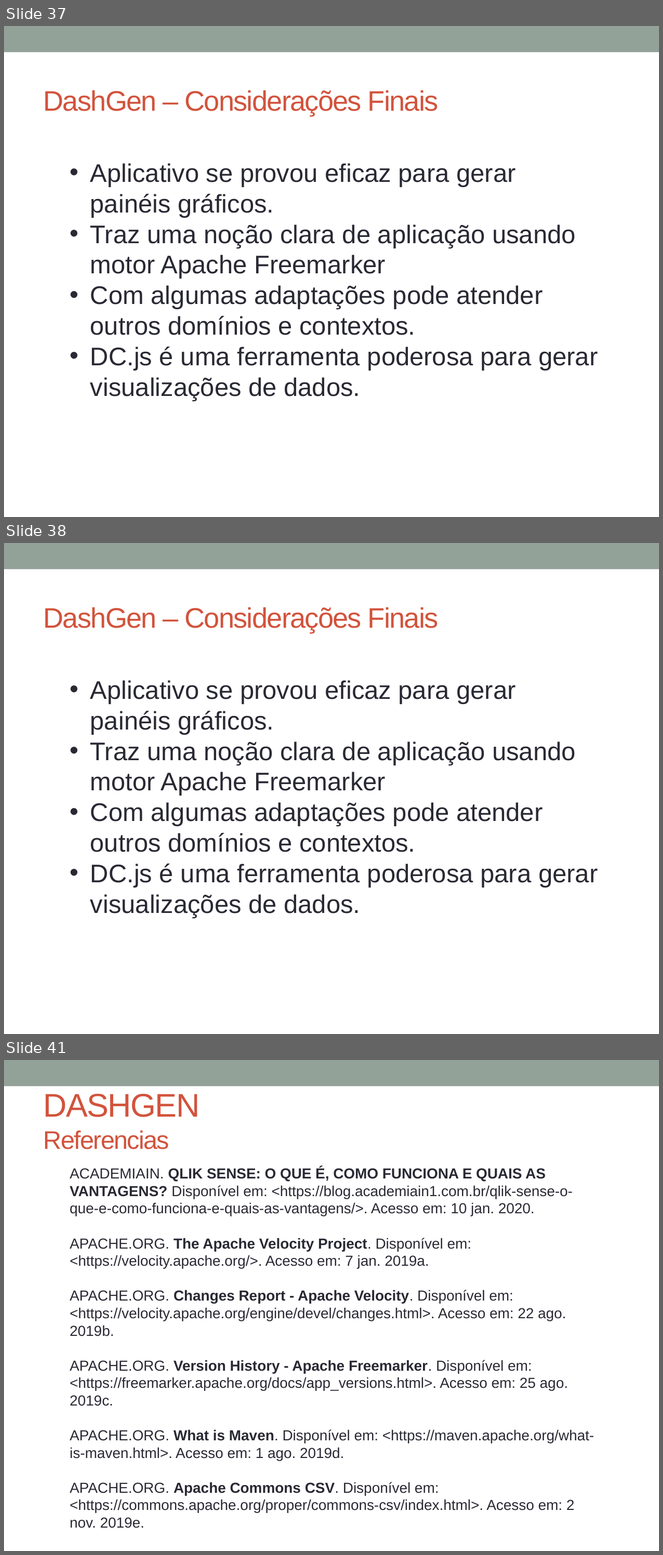
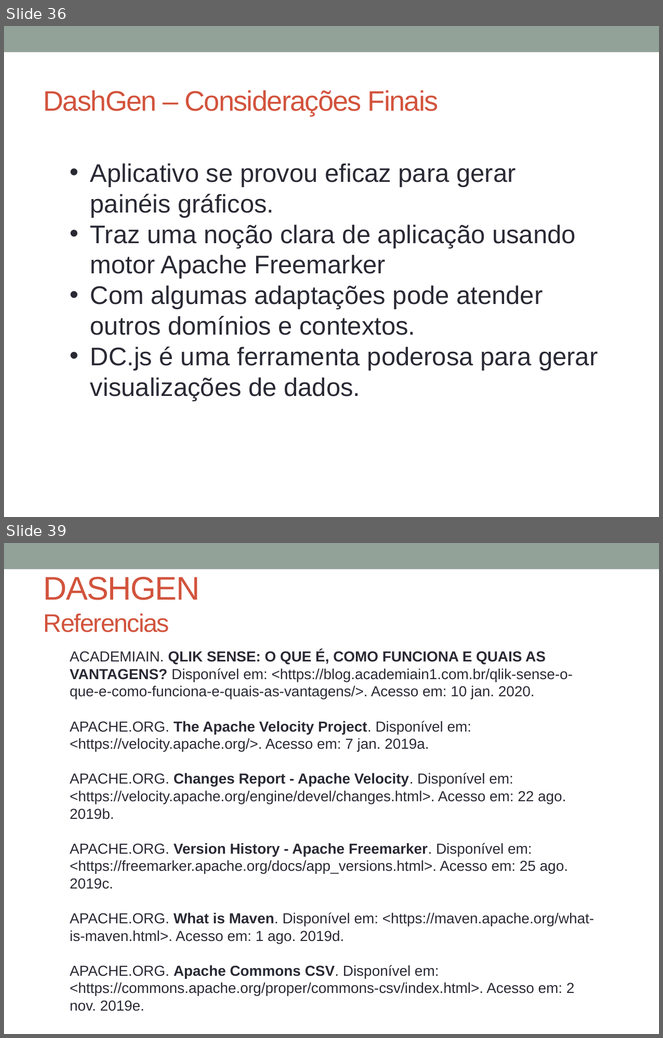
Before and after one commit to glaubergad/tccrepo, a slide deck: mono/Defesa TCC - DashGen - FINAL.pptx. Shown one above the other, each under a label of ours: slides 37, 38 and 41 before the commit, slides 36 and 39 after it; the slides between them are not shown. The pictures are 663x1555 and 663x1038 pixels, drawn with LibreOffice and Linux fonts; fonts in the diff are those of the drawing. Boxes give left, top, right and bottom in pixels: in the first picture for what was removed or moved away, otherwise in the second. Text is boxed around its words. In the diff, an @@ line names an element or a change of style, - is before the commit and + after.

```diff
--- a/mono/Defesa TCC - DashGen - FINAL.pptx
+++ b/mono/Defesa TCC - DashGen - FINAL.pptx
@@ slide 38 removed at bbox=[4, 543, 659, 1034], background #FFFFFF; not listed: 1 template element that a slide beside it also shows @@
@@ title removed at bbox=[44, 607, 439, 633] @@
-DashGen – Considerações Finais
@@ text removed at bbox=[90, 680, 598, 918] @@
-• Aplicativo se provou eficaz para gerar painéis gráficos.
-• Traz uma noção clara de aplicação usando motor Apache Freemarker
-• Com algumas adaptações pode atender outros domínios e contextos.
-• DC.js é uma ferramenta poderosa para gerar visualizações de dados.
@@ what was slide 37 is now slide 36 @@
@@ what was slide 41 is now slide 39 @@
```
Also in this commit, not shown: 9 slides changed, 3 slides added, 4 other slides removed, 3 other files.
